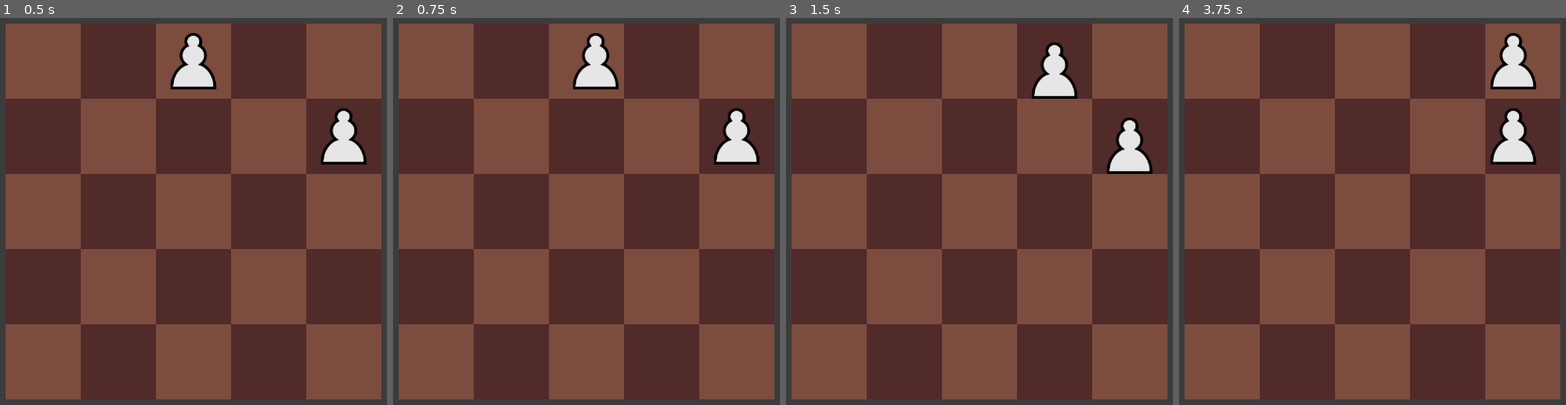
Above: before the commit, frames 1-4 (left to right).
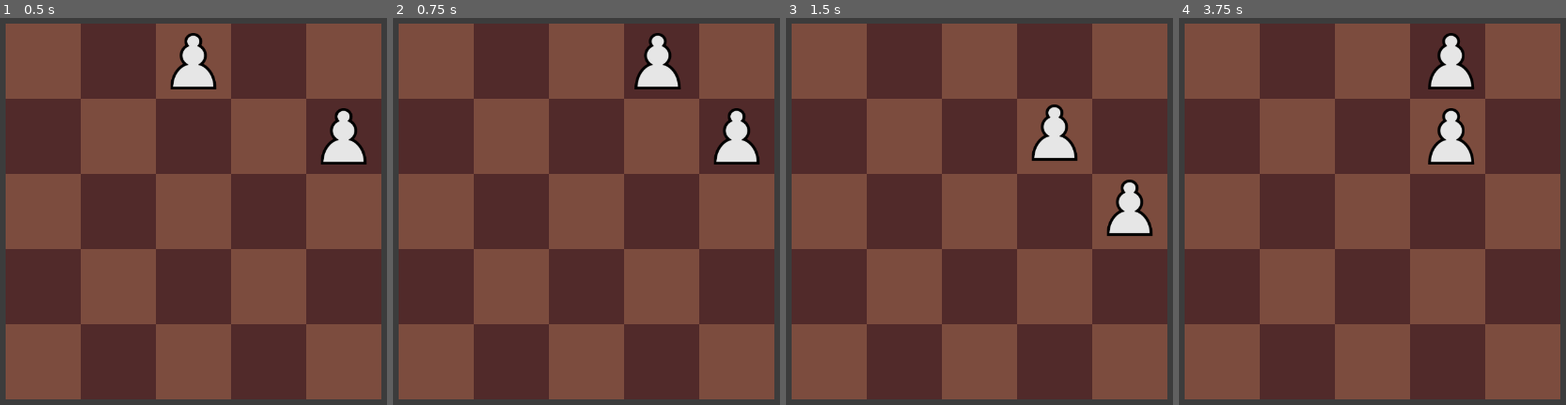
Above: after the commit, the same moments.

Repository: abaker-skudlarek/ChessTiles
Game: Godot game, scene res://Scenes/main.tscn
Same seed, same stepped clock (60 frames per second), same inputs: the game is played once before the commit and once after it. The engine's default icon, where the game draws it, is replaced by a stand-in: a white triangle on a blue panel in a dark square.
Inputs:
- Up to frame 1 (0.5 s): no input
- Up to frame 2 (0.75 s): tap Enter at 0.5 s; hold Right (slide_move_right) from 0.53 s (still down)
- Up to frame 3 (1.5 s): tap Space at 1.25 s; release Right (slide_move_right) at 1.28 s; hold Down (slide_move_down) from 1.28 s (still down)
- Up to frame 4 (3.75 s): tap Enter at 2, 3.5 s; release Down (slide_move_down) at 2.03 s; hold Right (slide_move_right) 2.03-2.78 s; tap Space at 2.75 s; hold Up (slide_move_up) 2.78-3.53 s; hold Left (slide_move_left) from 3.53 s (still down)

Frame 1 is identical in both runs. In frame 2, 2.2% of the frame differs, in the area x 46-75%, y 3-19%; in frame 3, 4.5%, in the area x 63-95%, y 6-57%; in frame 4, 4.5%.

Commit message:
implemented merging of like pieces, small refactoring

Diff:
--- a/Scenes/Pieces/Enemy/enemy_bishop.tscn
+++ b/Scenes/Pieces/Enemy/enemy_bishop.tscn
@@ -6,4 +6,5 @@
 [node name="EnemyBishop" instance=ExtResource("1_ht22j")]
 scale = Vector2(0.75, 0.75)
 texture = ExtResource("2_h2oo0")
+piece_name = "enemy_bishop"
 value = 3
--- a/Scenes/Pieces/Enemy/enemy_king.tscn
+++ b/Scenes/Pieces/Enemy/enemy_king.tscn
@@ -6,4 +6,5 @@
 [node name="EnemyKing" instance=ExtResource("1_tf1g7")]
 scale = Vector2(0.75, 0.75)
 texture = ExtResource("2_hmgrl")
+piece_name = "enemy_king"
 value = 20
--- a/Scenes/Pieces/Enemy/enemy_knight.tscn
+++ b/Scenes/Pieces/Enemy/enemy_knight.tscn
@@ -6,4 +6,5 @@
 [node name="EnemyKnight" instance=ExtResource("1_53vnd")]
 scale = Vector2(0.75, 0.75)
 texture = ExtResource("2_hejjn")
+piece_name = "enemy_knight"
 value = 3
--- a/Scenes/Pieces/Enemy/enemy_pawn.tscn
+++ b/Scenes/Pieces/Enemy/enemy_pawn.tscn
@@ -6,4 +6,5 @@
 [node name="EnemyPawn" instance=ExtResource("1_el0t1")]
 scale = Vector2(0.75, 0.75)
 texture = ExtResource("2_qh1bo")
+piece_name = "enemy_pawn"
 value = 1
--- a/Scenes/Pieces/Enemy/enemy_piece_base.tscn
+++ b/Scenes/Pieces/Enemy/enemy_piece_base.tscn
@@ -3,8 +3,8 @@
 [ext_resource type="Script" path="res://Scripts/Game/enemy_piece_base.gd" id="1_dsfhh"]
 [ext_resource type="Texture2D" uid="uid://bleeup1fdwl0j" path="res://icon.svg" id="2_8nfsi"]
 
-
 [node name="Sprite2D" type="Sprite2D"]
 scale = Vector2(0.125, 0.125)
 texture = ExtResource("2_8nfsi")
 script = ExtResource("1_dsfhh")
+piece_name = "ENEMY_DEFAULT"
--- a/Scenes/Pieces/Enemy/enemy_queen.tscn
+++ b/Scenes/Pieces/Enemy/enemy_queen.tscn
@@ -6,4 +6,5 @@
 [node name="EnemyQueen" instance=ExtResource("1_ovy78")]
 scale = Vector2(0.75, 0.75)
 texture = ExtResource("2_87k8q")
+piece_name = "enemy_queen"
 value = 9
--- a/Scenes/Pieces/Enemy/enemy_rook.tscn
+++ b/Scenes/Pieces/Enemy/enemy_rook.tscn
@@ -6,4 +6,5 @@
 [node name="EnemyRook" instance=ExtResource("1_xbkle")]
 scale = Vector2(0.75, 0.75)
 texture = ExtResource("2_ymlmw")
+piece_name = "enemy_room"
 value = 5
--- a/Scenes/Pieces/Player/player_bishop.tscn
+++ b/Scenes/Pieces/Player/player_bishop.tscn
@@ -1,11 +1,11 @@
-[gd_scene load_steps=4 format=3 uid="uid://d4h85vtjxykou"]
+[gd_scene load_steps=3 format=3 uid="uid://d4h85vtjxykou"]
 
 [ext_resource type="PackedScene" uid="uid://cvn0p8a62h25h" path="res://Scenes/Pieces/Player/player_piece_base.tscn" id="1_ejgrv"]
 [ext_resource type="Texture2D" uid="uid://bwlb36g32pn04" path="res://Sprites/Player/w_bishop.png" id="2_evsok"]
-[ext_resource type="PackedScene" uid="uid://dcaii0xlt8r36" path="res://Scenes/Pieces/Player/player_knight.tscn" id="2_y1fdy"]
 
 [node name="PlayerBishop" instance=ExtResource("1_ejgrv")]
 scale = Vector2(0.75, 0.75)
 texture = ExtResource("2_evsok")
 value = 3
-next_piece = ExtResource("2_y1fdy")
+piece_name = "player_bishop"
+next_piece_name = "knight"
--- a/Scenes/Pieces/Player/player_king.tscn
+++ b/Scenes/Pieces/Player/player_king.tscn
@@ -7,3 +7,4 @@
 scale = Vector2(0.75, 0.75)
 texture = ExtResource("2_v152s")
 value = 20
+piece_name = "player_king"
--- a/Scenes/Pieces/Player/player_knight.tscn
+++ b/Scenes/Pieces/Player/player_knight.tscn
@@ -1,11 +1,11 @@
-[gd_scene load_steps=4 format=3 uid="uid://dcaii0xlt8r36"]
+[gd_scene load_steps=3 format=3 uid="uid://dcaii0xlt8r36"]
 
 [ext_resource type="PackedScene" uid="uid://cvn0p8a62h25h" path="res://Scenes/Pieces/Player/player_piece_base.tscn" id="1_ki6sf"]
-[ext_resource type="PackedScene" uid="uid://bdc3h5rc755gh" path="res://Scenes/Pieces/Player/player_rook.tscn" id="2_5rsmk"]
 [ext_resource type="Texture2D" uid="uid://ddb3mvx67epsl" path="res://Sprites/Player/w_knight.png" id="2_twe6k"]
 
 [node name="PlayerKnight" instance=ExtResource("1_ki6sf")]
 scale = Vector2(0.75, 0.75)
 texture = ExtResource("2_twe6k")
 value = 3
-next_piece = ExtResource("2_5rsmk")
+piece_name = "player_knight"
+next_piece_name = "rook"
--- a/Scenes/Pieces/Player/player_pawn.tscn
+++ b/Scenes/Pieces/Player/player_pawn.tscn
@@ -1,11 +1,11 @@
-[gd_scene load_steps=4 format=3 uid="uid://cm4p3nwduc0hv"]
+[gd_scene load_steps=3 format=3 uid="uid://cm4p3nwduc0hv"]
 
 [ext_resource type="PackedScene" uid="uid://cvn0p8a62h25h" path="res://Scenes/Pieces/Player/player_piece_base.tscn" id="1_xitxf"]
-[ext_resource type="PackedScene" uid="uid://d4h85vtjxykou" path="res://Scenes/Pieces/Player/player_bishop.tscn" id="2_4b8lg"]
 [ext_resource type="Texture2D" uid="uid://dhg4x7ymjfxvv" path="res://Sprites/Player/w_pawn.png" id="2_mc0p5"]
 
 [node name="PlayerPawn" instance=ExtResource("1_xitxf")]
 scale = Vector2(0.75, 0.75)
 texture = ExtResource("2_mc0p5")
 value = 1
-next_piece = ExtResource("2_4b8lg")
+piece_name = "player_pawn"
+next_piece_name = "bishop"
--- a/Scenes/Pieces/Player/player_piece_base.tscn
+++ b/Scenes/Pieces/Player/player_piece_base.tscn
@@ -3,8 +3,9 @@
 [ext_resource type="Script" path="res://Scripts/Game/player_piece_base.gd" id="1_g7hxw"]
 [ext_resource type="Texture2D" uid="uid://bleeup1fdwl0j" path="res://icon.svg" id="2_7binw"]
 
-
 [node name="Sprite2D" type="Sprite2D"]
 scale = Vector2(0.125, 0.125)
 texture = ExtResource("2_7binw")
 script = ExtResource("1_g7hxw")
+piece_name = "PLAYER_DEFAULT"
+next_piece_name = "NONE"
--- a/Scenes/Pieces/Player/player_queen.tscn
+++ b/Scenes/Pieces/Player/player_queen.tscn
@@ -1,11 +1,11 @@
-[gd_scene load_steps=4 format=3 uid="uid://f2f6l1kuagow"]
+[gd_scene load_steps=3 format=3 uid="uid://f2f6l1kuagow"]
 
 [ext_resource type="PackedScene" uid="uid://cvn0p8a62h25h" path="res://Scenes/Pieces/Player/player_piece_base.tscn" id="1_7f82r"]
 [ext_resource type="Texture2D" uid="uid://n2tuvo88oga4" path="res://Sprites/Player/w_queen.png" id="2_86oae"]
-[ext_resource type="PackedScene" uid="uid://dcd7im7d1646h" path="res://Scenes/Pieces/Player/player_king.tscn" id="2_e3l80"]
 
 [node name="player_queen" instance=ExtResource("1_7f82r")]
 scale = Vector2(0.75, 0.75)
 texture = ExtResource("2_86oae")
 value = 9
-next_piece = ExtResource("2_e3l80")
+piece_name = "player_queen"
+next_piece_name = "king"
--- a/Scenes/Pieces/Player/player_rook.tscn
+++ b/Scenes/Pieces/Player/player_rook.tscn
@@ -1,11 +1,11 @@
-[gd_scene load_steps=4 format=3 uid="uid://bdc3h5rc755gh"]
+[gd_scene load_steps=3 format=3 uid="uid://bdc3h5rc755gh"]
 
 [ext_resource type="PackedScene" uid="uid://cvn0p8a62h25h" path="res://Scenes/Pieces/Player/player_piece_base.tscn" id="1_ru1f2"]
 [ext_resource type="Texture2D" uid="uid://dx30nsls6c33j" path="res://Sprites/Player/w_rook.png" id="2_npres"]
-[ext_resource type="PackedScene" uid="uid://f2f6l1kuagow" path="res://Scenes/Pieces/Player/player_queen.tscn" id="2_pv03d"]
 
 [node name="PlayerRook" instance=ExtResource("1_ru1f2")]
 scale = Vector2(0.75, 0.75)
 texture = ExtResource("2_npres")
 value = 5
-next_piece = ExtResource("2_pv03d")
+piece_name = "player_rook"
+next_piece_name = "queen"
--- a/Scripts/Game/board.gd
+++ b/Scripts/Game/board.gd
@@ -11,6 +11,7 @@
 const GRID_OFFSET: int = 128
 const GRID_WIDTH: int = 5
 const GRID_HEIGHT: int = 5
+const NONE: String = "NONE"
 
 var _board: Array # Two dimensional array that defines the board
 var _pieces_on_board: Array = [] # Array containing the pieces that are currently on the board. This includes Player and Enemy pieces
@@ -43,31 +44,26 @@
 
 	GameManager.change_state(GameManager.GameState.SLIDE_MOVE)
 
-	# TODO: NEED TO IMPLEMENT MERGING PIECES WHEREVER THAT APPLIES
-
 	# TODO: REWRITE THIS TO BE MORE READABLE. Don't worry too much about efficiency, it's a small board
 	if direction_to_move == Vector2.RIGHT:
 		for i in range(_board.size() - 1, -1, -1):
 			for j in _board[i].size():
 				var current_grid_position = Vector2(i, j)
-
 				if _is_square_occupied(current_grid_position):
 					var new_grid_position = Vector2(current_grid_position.x + direction_to_move.x,
 													current_grid_position.y + direction_to_move.y)
-
 					if (new_grid_position.x < GRID_WIDTH and new_grid_position.x >= 0 and new_grid_position.y < GRID_HEIGHT and new_grid_position.y >= 0):
-						_move_piece(current_grid_position, new_grid_position)
+						_slide_move_piece(current_grid_position, new_grid_position)
 	elif direction_to_move == Vector2.LEFT or direction_to_move == Vector2.UP:
 		for i in _board.size():
 			for j in _board[i].size():
 				var current_grid_position = Vector2(i, j)
-
 				if _is_square_occupied(current_grid_position):
 					var new_grid_position = Vector2(current_grid_position.x + direction_to_move.x,
 													current_grid_position.y + direction_to_move.y)
-
 					if (new_grid_position.x < GRID_WIDTH and new_grid_position.x >= 0 and new_grid_position.y < GRID_HEIGHT and new_grid_position.y >= 0):
-						_move_piece(current_grid_position, new_grid_position)
+						_slide_move_piece(current_grid_position, new_grid_position)
+
 	elif direction_to_move == Vector2.DOWN:
 		for i in _board.size():
 			for j in range(_board[i].size() - 1, -1, -1):
@@ -77,41 +73,71 @@
 													current_grid_position.y + direction_to_move.y)
 
 					if (new_grid_position.x < GRID_WIDTH and new_grid_position.x >= 0 and new_grid_position.y < GRID_HEIGHT and new_grid_position.y >= 0):
-						_move_piece(current_grid_position, new_grid_position)
+						_slide_move_piece(current_grid_position, new_grid_position)
 
 	GameManager.change_state(GameManager.GameState.WAITING_USER_INPUT)
 
 # ------------------------------------------------------------------------------------------------ #
 
-## Generically moves a piece from the current_piece_grid_location to the new_piece_grid_location.
-## Returns True if the piece was moved, False if the piece was not moved
-func _move_piece(current_piece_grid_location: Vector2, new_piece_grid_location: Vector2) -> bool:
+## Moves a piece using a slide move from the current_piece_grid_location to the new_piece_grid_location.
+func _slide_move_piece(current_piece_grid_location: Vector2, new_piece_grid_location: Vector2) -> void:
+	# If the new grid location to move to is occupied, either merge the pieces or don't perform the movement
 	if _is_square_occupied(new_piece_grid_location):
-		print(new_piece_grid_location, " is occupied, cannot move piece to it!")
-		return false
+
+		# if there is a piece of the same value as the current piece, merge them
+		var piece_at_current_grid_location = _board[current_piece_grid_location.x][current_piece_grid_location.y]
+		var piece_at_new_grid_location = _board[new_piece_grid_location.x][new_piece_grid_location.y]
+
+		# If the piece at the current grid location and the new grid location are the same, merge them
+		if piece_at_current_grid_location.piece_name == piece_at_new_grid_location.piece_name:
+
+			# If the pieces that we are merging have a next piece name of "NONE", don't merge, because
+			# there aren't any pieces after this one. This usually means that we have two kings merging
+			if piece_at_new_grid_location.next_piece_name == NONE:
+				return
+
+			GameManager.change_state(GameManager.GameState.MERGING)
+
+			# Remove both pieces from _board and _pieces_on_board
+			_board[current_piece_grid_location.x][current_piece_grid_location.y] = null
+			_board[new_piece_grid_location.x][new_piece_grid_location.y] = null
+			_pieces_on_board.erase(piece_at_current_grid_location)  # TODO: Not sure if erase() is what we want here or not
+			_pieces_on_board.erase(piece_at_new_grid_location)      # TODO: Not sure if erase() is what we want here or not
+
+			_spawn_piece_at_grid_position(new_piece_grid_location, "player", piece_at_new_grid_location.next_piece_name)
+
+			# Delete the pieces that are merging
+			piece_at_current_grid_location.queue_free()
+			piece_at_new_grid_location.queue_free()
+
+			GameManager.change_state(GameManager.GameState.WAITING_USER_INPUT)
+
+		# If the new grid location is occupied and the pieces don't match, do nothing and return. No movement should happen
+		else:
+			return
+
+	# If the new grid location to move to is not occupied, move the piece to the new locaation
 	else:
 		var piece = _board[current_piece_grid_location.x][current_piece_grid_location.y]
 		_board[current_piece_grid_location.x][current_piece_grid_location.y] = null
 		_board[new_piece_grid_location.x][new_piece_grid_location.y] = piece
 
-		# TODO: This makes the sprite move to the final position in .5 seconds
+		# TODO: This makes the sprite move to the final position in the set amount of time
 		# TODO: A few problems/improvements with this:
-		# 		  1. The player can input a new direction DURING the tween, so the pieces then move
-		# 			 diagonally, which we do not want
-		# 		  2. Find the best transition settings. Using set_trans, we can change how the sprite moves to it's final destination
-		#
-		var tween := create_tween()
-		tween.tween_property(piece, "position", _grid_to_pixel(new_piece_grid_location), .5).set_trans(Tween.TRANS_EXPO)
-
-		#piece.position = _grid_to_pixel(new_piece_grid_location)
-
-		return true
+		# 		  1. The player can input a new direction DURING the tween, so the pieces change their
+		# 			 direction before the tween ends
+		# 		  2. The player can input a diagonal direction, causing the pieces to move diagonally,
+		# 			 which we do not want
+		# 		  3. Find the best transition settings. Using set_trans, we can change how the sprite moves to it's final destination
+		var move_tween := create_tween()
+		#move_tween.connect("finished", _on_move_tween_finished) # TODO: This didn't seem to work like I wanted
+		move_tween.tween_property(piece, "position", _grid_to_pixel(new_piece_grid_location), .3).set_trans(Tween.TRANS_EXPO)
 
 # ------------------------------------------------------------------------------------------------ #
 
 ## Spawns pieces onto the board
 # TODO: Need to implement spawning of enemy pieces
-func _spawn_pieces(num_pieces_to_spawn: int):
+func _spawn_pieces_at_random_positions(num_pieces_to_spawn: int):
 
 	# Get the amount of empty spaces on the board defined by num_pieces_to_spawn. Each empty space is a Vector2()
 	var empty_spaces: Array = _get_random_empty_board_spaces(num_pieces_to_spawn)
@@ -127,13 +153,29 @@
 		# Determine which piece to spawn based on the spawn_chance. 75% to spawn pawn, 25% to spawn bishop
 		var piece_to_spawn = ResourceManager.player_pieces["pawn"] if spawn_chance <= 75 else ResourceManager.player_pieces["bishop"]
 
-		# Spawn the piece and adjust its position to the corresponding empty spaces
-		var piece = piece_to_spawn.instantiate()
+		# Spawn the piece based on the random chance and set it's position to the empty_space we're on
 		var grid_position = _pixel_to_grid(Vector2(empty_spaces[i].x, empty_spaces[i].y))
-		_board[grid_position.x][grid_position.y] = piece
-		piece.position = Vector2(empty_spaces[i].x, empty_spaces[i].y)
-		_pieces_on_board.append(piece)
-		add_child(piece)
+		if spawn_chance <= 75:
+			_spawn_piece_at_grid_position(grid_position, "player", "pawn")
+		else:
+			_spawn_piece_at_grid_position(grid_position, "player", "bishop")
+
+# ------------------------------------------------------------------------------------------------ #
+
+## Spawn a piece at the grid position specified.
+## piece_family is "enemy" or "player"
+## piece_name is "pawn", "bishop", "knight", "rook", "queen", "king"
+func _spawn_piece_at_grid_position(grid_position: Vector2, piece_family: String, piece_name: String):
+
+	# Determine our piece to spawn based on the options passed in
+	var piece_to_spawn = ResourceManager.player_pieces[piece_name] if piece_family == "player" else ResourceManager.enemy_pieces[piece_name]
+
+	# Instantiate and spawn our piece at the given position
+	var piece = piece_to_spawn.instantiate()
+	_board[grid_position.x][grid_position.y] = piece
+	piece.position = _grid_to_pixel(grid_position)
+	_pieces_on_board.append(piece)
+	add_child(piece)
 
 # ------------------------------------------------------------------------------------------------ #
 
@@ -202,7 +244,7 @@
 func _on_state_changed_start_game() -> void:
 	_board = _create_empty_2d_array()
 	_generate_board_background()
-	_spawn_pieces(2)
+	_spawn_pieces_at_random_positions(2)
 
 	# TODO: We are allowing the board scene to change the state of the game, using the GameManager Singleton.
 	# 		I honestly don't know if this is good or not. Any script can change the state using GameManager,
@@ -233,5 +275,12 @@
 	_slide_move(Vector2.DOWN)
 
 # ------------------------------------------------------------------------------------------------ #
+
+### Change the game state to waiting for user input after the move tween is finished.
+### Doing this because we do not want the player to be able to move the pieces while a tween is in progress
+#func _on_move_tween_finished() -> void:
+	#GameManager.change_state(GameManager.GameState.WAITING_USER_INPUT)
+
+# ------------------------------------------------------------------------------------------------ #
 # -- Public Functions -- #
 # ------------------------------------------------------------------------------------------------ #
--- a/Scripts/Game/enemy_piece_base.gd
+++ b/Scripts/Game/enemy_piece_base.gd
@@ -1,3 +1,5 @@
 extends Node
 
+@export var piece_name: String  # TODO: I don't love this but, it should work. May want to do this cleaner later.
+						  		# 		Basically, this will be used to determine if two pieces can merge
 @export var value: int
--- a/Scripts/Game/player_piece_base.gd
+++ b/Scripts/Game/player_piece_base.gd
@@ -1,4 +1,8 @@
 extends Node
 
+
 @export var value: int
-@export var next_piece: PackedScene
+@export var piece_name: String  # TODO: I don't love this but, it should work. May want to do this cleaner later.
+								# 		Basically, this will be used to determine if two pieces can merge
+@export var next_piece_name: String # TODO: I don't love this but, it should work. May want to do this cleaner later.
+									# 		Basically, this will be used to determine if two pieces can merge
--- a/Scripts/Managers/game_manager.gd
+++ b/Scripts/Managers/game_manager.gd
@@ -41,7 +41,7 @@
 func change_state(new_state: GameState) -> void:
 	_current_state = new_state
 
-	print("_current_state = ", GameState.keys()[new_state])
+	#print("_current_state = ", GameState.keys()[new_state])
 
 	match _current_state:
 		GameState.START_GAME:
--- a/Scripts/temp.gd
+++ b/Scripts/temp.gd
@@ -1,10 +1,8 @@
 extends Node
 
 func _ready():
-	var a = [[1,2,3], [4,5,6], [7,8,9]]
-	print(a)
+	var a: Array = [1, 2, 3, 4]
 
-	for i in a.size():
-		a[i].reverse()
-	a.reverse()
-	print(a)
+	print("a: ", a)
+	a.erase(3)
+	print("a: ", a)
